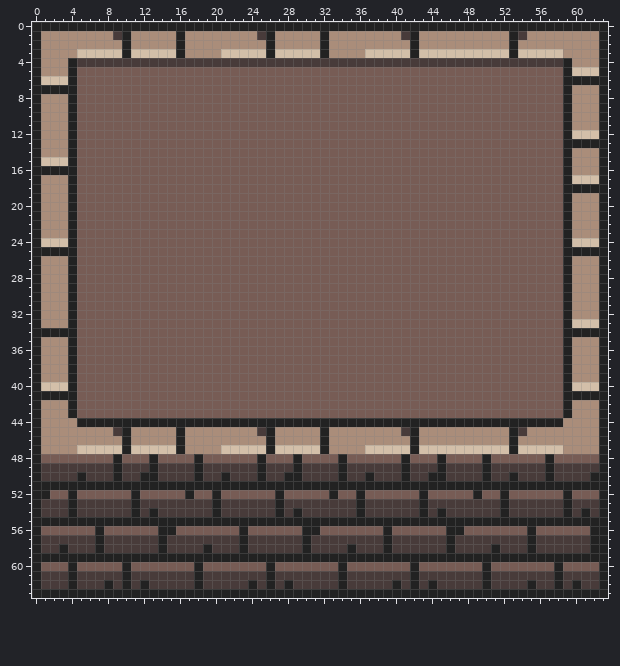
Pixel-art sprite: HeartDefense/Sprites/building_heart.png. That is the earlier state.
The file is 64x64 pixels.
The same view after the edit:
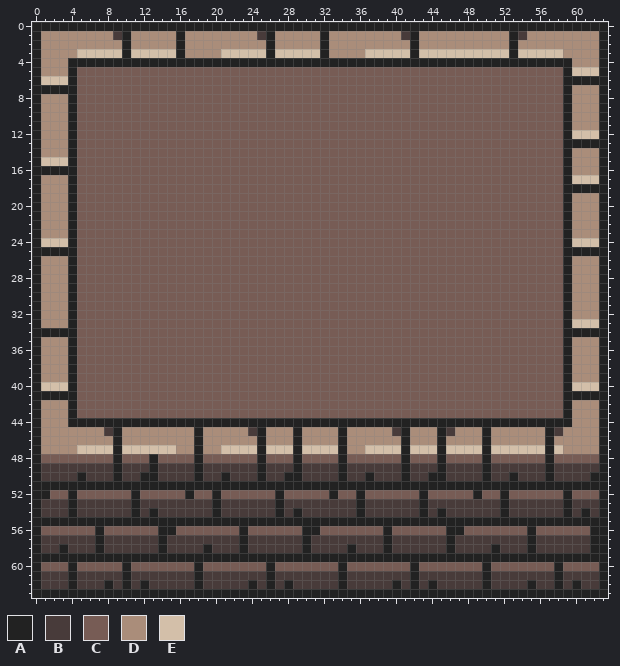
Palette (. is transparent): A #222222  B #483b3a  C #775c55  D #aa8d7a  E #d3bfa9
The edit:
y 4: x 5..58 BBBBBBBBBBBBBBBBBBBBBBBBBBBBBBBBBBBBBBBBBBBBBBBBBBBBBB -> AAAAAAAAAAAAAAAAAAAAAAAAAAAAAAAAAAAAAAAAAAAAAAAAAAAAAA
y 44: x 4 D -> A; x 59 D -> A
y 45: x 8..10 DBA -> BAD; x 16 A -> D; x 18 D -> A; x 24..26 DBA -> BAD; x 29 D -> A; x 32 A -> D; x 34 D -> A; x 40..42 DBA -> BAD; x 45..46 DD -> AB; x 50 D -> A; x 53..54 AB -> DD; x 57..58 DD -> AB
y 46: x 9..10 DA -> AD; x 16 A -> D; x 18 D -> A; x 25..26 DA -> AD; x 29 D -> A; x 32 A -> D; x 34 D -> A; x 41..42 DA -> AD; x 45 D -> A; x 50 D -> A; x 53 A -> D; x 57 D -> A
y 47: x 9..10 EA -> AE; x 16 A -> D; x 18 D -> A; x 25..26 EA -> AE; x 29 E -> A; x 32..34 ADD -> EEA; x 41..42 EA -> AE; x 45 E -> A; x 50 E -> A; x 53 A -> E; x 57 E -> A
Pixel boxes of the changes (left, top, right, bottom) in both pictures:
changed: (77, 58, 563, 67)
changed: (68, 418, 131, 454)
changed: (392, 418, 572, 454)
changed: (176, 427, 203, 454)
changed: (248, 427, 347, 454)
